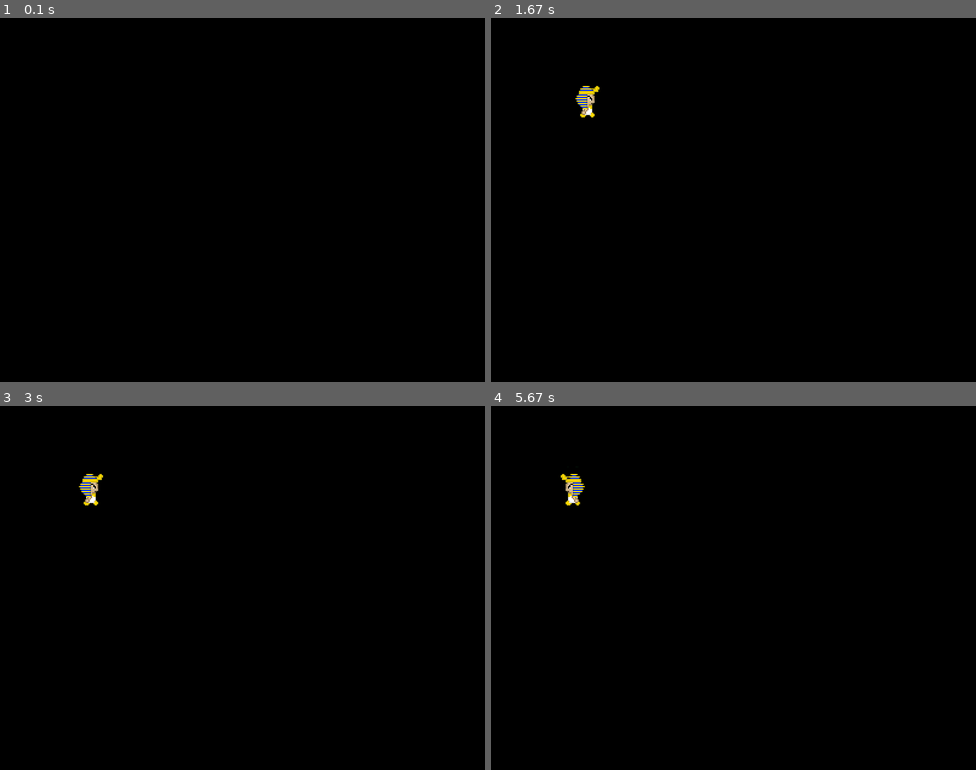
Above: before the commit, frames 1-4 (two rows, left to right).
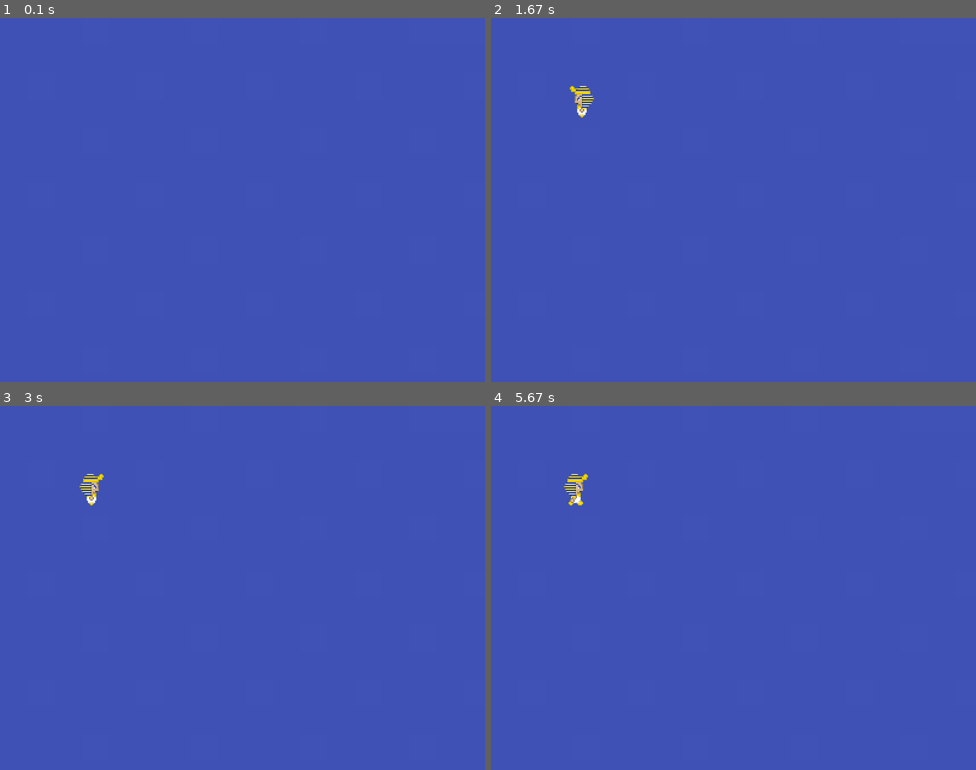
Above: after the commit, the same moments.

Repository: ciarancotter/semester2project
Game: pygame game, started from src/walkTest.py
Same seed, same stepped clock (60 frames per second), same inputs: the game is played once before the commit and once after it.
Inputs:
- Up to frame 1 (0.1 s): no input
- Up to frame 2 (1.67 s): hold Right 0.33-0.8 s; hold Right 0.83-1.3 s; hold Left from 1.33 s (still down)
- Up to frame 3 (3 s): release Left at 1.87 s; hold Left 1.9-2.3 s; hold Right 2.33-2.97 s
- Up to frame 4 (5.67 s): hold Left 3-3.47 s; hold Right 3.5-3.97 s; hold Right 4-4.47 s; hold Left 4.5-5.03 s; hold Left 5.07-5.47 s; hold Right from 5.5 s (still down)

The runs differ from the first frame. In frame 1, 100% of the frame differs, in the area x 0-100%, y 0-100%; in frame 2, 100%; in frame 3, 100%; in frame 4, 100%.

Commit message:
Transparent sprite background

Diff:
--- a/src/walkTest.py
+++ b/src/walkTest.py
@@ -2,6 +2,7 @@
 
 pygame.init()
 screen = pygame.display.set_mode((800, 600))
+background = pygame.image.load("src/view/assets/menuBG.png")
 
 # load the sprite sheet
 sprite_sheet = pygame.image.load("src/view/assets/playerSprite.png")
@@ -14,7 +15,14 @@
 
 for i in range(rows):
     for j in range(columns):
-        character_sprites[i * columns + j].blit(sprite_sheet, (0, 0), (j * character_width, i * character_height, character_width, character_height))
+        # alpha channel to make background transparent
+        transparent_sprite = pygame.Surface((character_width, character_height), pygame.SRCALPHA)
+        # sprites copied onto tranparent background using blit
+        transparent_sprite.blit(sprite_sheet, (0, 0), (j * character_width, i * character_height, character_width, character_height))
+        # set to transparent colour
+        transparent_sprite.set_colorkey((0, 0, 0, 0))
+        # store in list
+        character_sprites[i * columns + j] = transparent_sprite
 
 x = 100
 y = 100
@@ -26,7 +34,7 @@
 direction = "left"
 
 # set the delay between each frame
-frame_delay = 40
+frame_delay = 10
 frame_count = 0
 
 running = True
@@ -34,6 +42,8 @@
     for event in pygame.event.get():
         if event.type == pygame.QUIT:
             running = False
+
+    screen.blit(background, (0, 0))
 
     # get the keys that are pressed
     keys = pygame.key.get_pressed()
